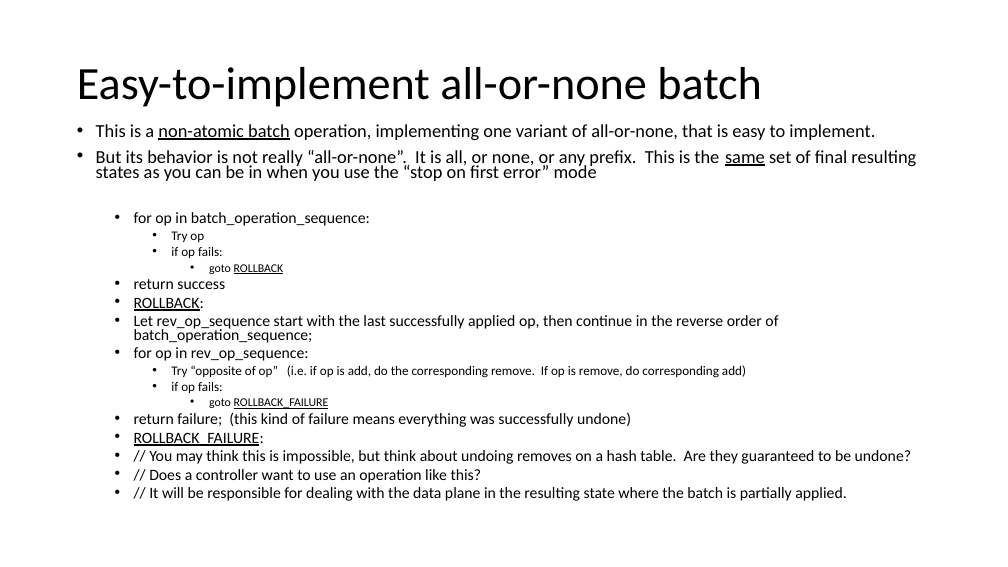
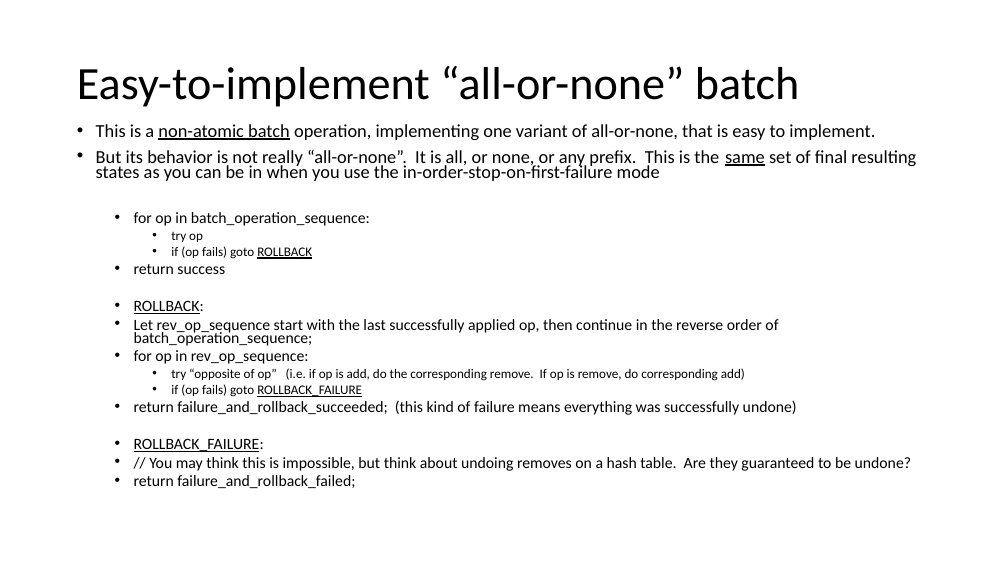
Before and after one commit to jafingerhut/p4-guide, a slide deck: slide 7 of docs/p4runtime api batch operations.pptx. Drawn at 1008x567 pixels with LibreOffice and Linux fonts; fonts in the diff are those of the drawing. Boxes give left, top, right and bottom in pixels: in the first picture for what was removed or moved away, otherwise in the second. Text is boxed around its words. In the diff, an @@ line names an element or a change of style, - is before the commit and + after.

Commit message:
Add example of atomic batch operation for ACLs

```diff
--- a/docs/p4runtime api batch operations.pptx
+++ b/docs/p4runtime api batch operations.pptx
@@ title at (77, 66, 800, 107): text changed @@
-Easy-to-implement all-or-none batch
+Easy-to-implement “all-or-none” batch
@@ text at (96, 150, 916, 181): text changed @@
-• But its behavior is not really “all-or-none”. It is all, or none, or any prefix. This is the same set of final resulting states as you can be in when you use the “stop on first error” mode
+• But its behavior is not really “all-or-none”. It is all, or none, or any prefix. This is the same set of final resulting states as you can be in when you use the in-order-stop-on-first-failure mode
@@ text at (171, 232, 312, 259): text changed @@
-    • Try op
-    • if op fails:
-      • goto ROLLBACK
+    • try op
+    • if (op fails) goto ROLLBACK
@@ text at (134, 368, 797, 415): text changed @@
-    • Try “opposite of op” (i.e. if op is add, do the corresponding remove. If op is remove, do corresponding add)
-    • if op fails:
-      • goto ROLLBACK_FAILURE
-  • return failure; (this kind of failure means everything was successfully undone)
+    • try “opposite of op” (i.e. if op is add, do the corresponding remove. If op is remove, do corresponding add)
+    • if (op fails) goto ROLLBACK_FAILURE
+  • return failure_and_rollback_succeeded; (this kind of failure means everything was successfully undone)
@@ text at (134, 475, 355, 488): text changed @@
-  • // Does a controller want to use an operation like this?
-  • // It will be responsible for dealing with the data plane in the resulting state where the batch is partially applied.
+  • return failure_and_rollback_failed;
```
Also in this commit, not shown: 4 other slides changed, 5 slides added.
